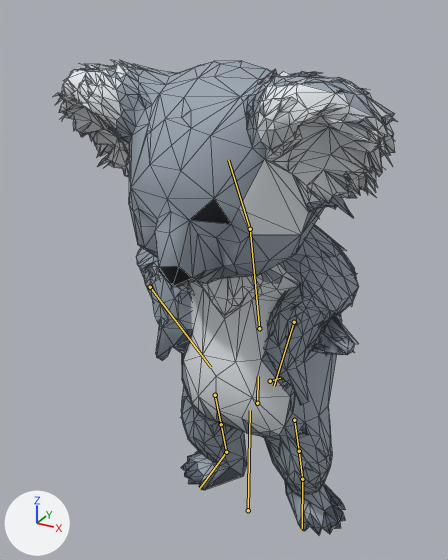
Renders of the glTF model packages/client/public/models/koala.glb from each side of a commit.
Both versions are drawn from a 50 mm lens placed at (0.735, -1.514, 1.714), pointed at (-0.068, -0.054, 0.984). Arrows for +X, +Y and +Z are at lower left; the lights stay in place. The first picture is the older version. Both versions are drawn at frame 3 of the action 'emote_victory'; the numbers are the values there. The bones that change, and the others that lie on the model, are drawn over the model as lines. Mesh edges are drawn as thin lines.

In view in the first picture: 'koala'.
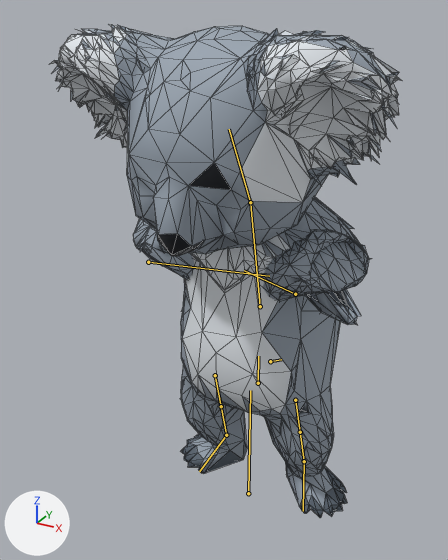
Changed parts and their boxes (x1, y1, x2, y2) in the pictures (448 x 560 px):
'koala', posed
    before: (53, 60, 396, 535)
    after: (49, 24, 402, 518)
bone 'root', root to tip
    before: (248, 510) to (250, 410)
    after: (248, 493) to (250, 390)
bone 'arm.L', root to tip
    before: (150, 287) to (211, 367)
    after: (148, 262) to (269, 276)
bone 'arm.R', root to tip
    before: (294, 322) to (274, 386)
    after: (295, 294) to (244, 270)

The edits, one by one:
Bone 'root' (bone_root) moves from (0.0, 0.092, 0.0) to (0.0, 0.168, 0.0).
Bone 'arm.L' (bone_arm_l) turns from (-47, 0, 0) to (-95, 0, 0) degrees about its own x, y and z.
Bone 'arm.R' (bone_arm_r) turns from (-47, 0, 0) to (-95, 0, 0) degrees about its own x, y and z.
